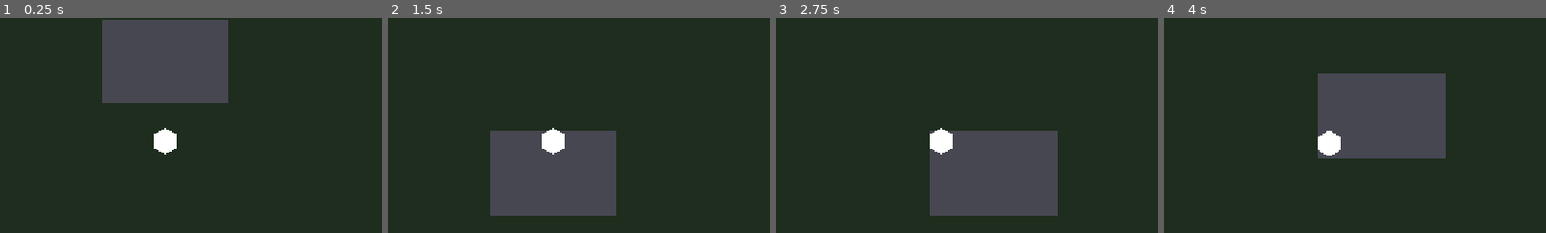
Above: before the commit, frames 1-4 (left to right).
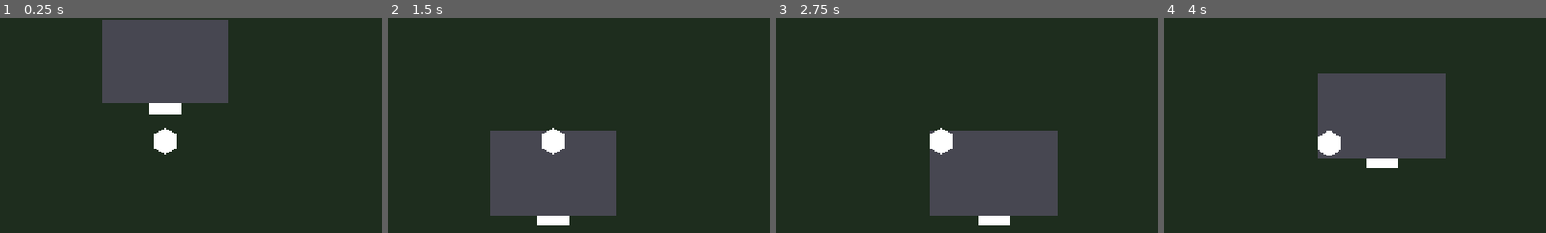
Above: after the commit, the same moments.

Repository: salexume94-pixel/Scripts
Game: Godot game, scene res://scenes/World.tscn
Two runs of this game, one before a commit and one after it. Both use one fixed random seed, a clock stepped at 60 frames per second and the inputs below.
Inputs:
- Up to frame 1 (0.25 s): no input
- Up to frame 2 (1.5 s): tap Enter at 0.5 s; hold Up (ui_up) from 0.53 s (still down)
- Up to frame 3 (2.75 s): tap Space at 2 s; release Up (ui_up) at 2.03 s; hold Left (ui_left) from 2.03 s (still down)
- Up to frame 4 (4 s): tap Enter at 2.75 s; tap Space at 3.5 s; release Left (ui_left) at 3.53 s; hold Down (ui_down) from 3.53 s (still down)
The pictures show only the part of the screen within x 28-78%, y 21-71%; the shares and areas given below are measured in that part.

The runs differ from the first frame. In frame 1, 0.5% of the frame differs, in the area x 39-48%, y 39-45%; in frame 2, 0.4%; in frame 3, 0.4%; in frame 4, 0.4%.
Error before the commit: Invalid assignment of property or key 'shape' with value of type 'RectangleShape2D' on a base object of type 'null instance'. (res://world/building.gd:61)
Error after the commit: Parse Error: Identifier "SceneManager" not declared in the current scope. (res://world/door.gd:39)

Commit message:
Add building entrance door

Diff:
--- a/world/Building.tscn
+++ b/world/Building.tscn
@@ -1,6 +1,7 @@
 [gd_scene format=3]
 
 [ext_resource type="Script" path="res://world/building.gd" id="1_building"]
+[ext_resource type="PackedScene" path="res://world/Door.tscn" id="2_door"]
 
 [node name="Building" type="Node2D"]
 script = ExtResource("1_building")
@@ -12,13 +13,19 @@
 [node name="BuildingCollision" type="StaticBody2D" parent="."]
 
 [node name="TopWall" type="CollisionShape2D" parent="BuildingCollision"]
-position = Vector2(0, -56)
+position = Vector2(0, -72)
 
-[node name="BottomWall" type="CollisionShape2D" parent="BuildingCollision"]
-position = Vector2(0, 56)
+[node name="BottomLeftWall" type="CollisionShape2D" parent="BuildingCollision"]
+
+[node name="BottomRightWall" type="CollisionShape2D" parent="BuildingCollision"]
 
 [node name="LeftWall" type="CollisionShape2D" parent="BuildingCollision"]
-position = Vector2(-88, 0)
+position = Vector2(-104, 0)
 
 [node name="RightWall" type="CollisionShape2D" parent="BuildingCollision"]
-position = Vector2(88, 0)
+position = Vector2(104, 0)
+
+[node name="Door" parent="." instance=ExtResource("2_door")]
+position = Vector2(0, 72)
+target_scene = "res://scenes/Interior.tscn"
+target_player_position = Vector2(0, 120)
